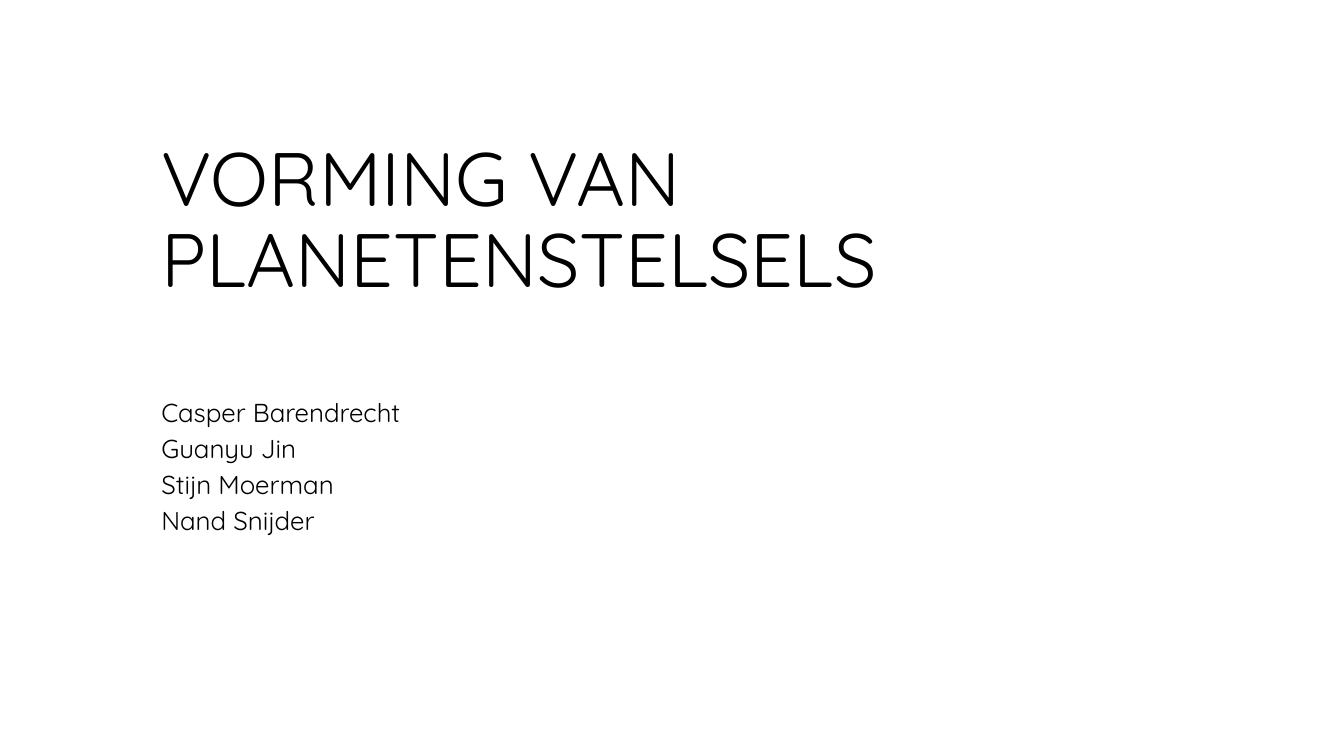
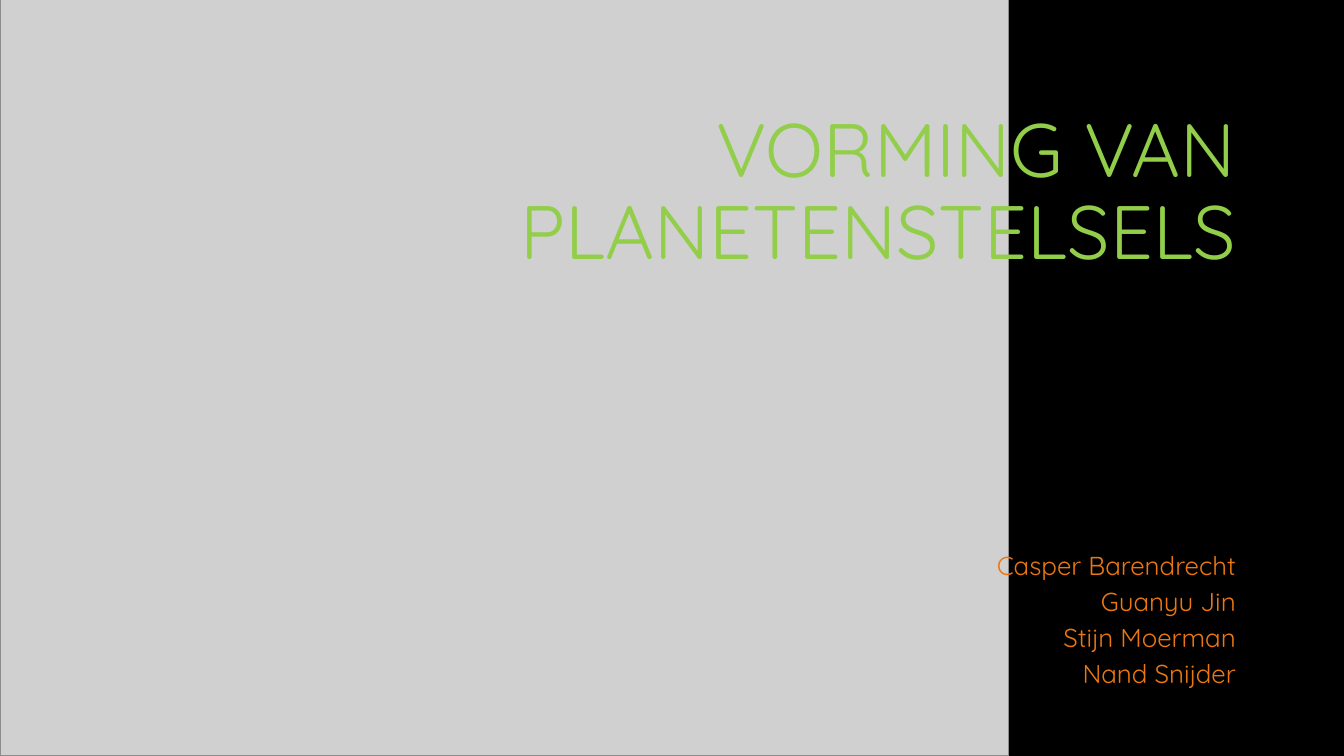
Before and after one commit to CBarendrecht/mod2b, a slide deck: slide 1 of Presentatie/Presentatie.pptx. Drawn at 1344x756 pixels with LibreOffice and Linux fonts; fonts in the diff are those of the drawing; grey boxes stand for pictures; background and template pictures are left out. Boxes give left, top, right and bottom in pixels: in the first picture for what was removed or moved away, otherwise in the second. Text is boxed around its words. In the diff, an @@ line names an element or a change of style, - is before the commit and + after.

```diff
--- a/Presentatie/Presentatie.pptx
+++ b/Presentatie/Presentatie.pptx
@@ background #FFFFFF to #000000 @@
@@ picture added at [0,0,1008,756] @@
@@ title "VORMING VAN PLANETENSTELSELS": place and size @@
-title "VORMING VAN PLANETENSTELSELS" at [161,152,876,288]
+title "VORMING VAN PLANETENSTELSELS" at [520,99,1236,279]
@@ title "VORMING VAN PLANETENSTELSELS" at [520,99,1236,279]: text colour #000000 to #92CE4A; alignment left to right @@
@@ subtitle "Casper Barendrecht": place and size @@
-subtitle "Casper Barendrecht" at [161,403,400,535]
+subtitle "Casper Barendrecht" at [997,548,1236,688]
@@ subtitle "Casper Barendrecht" at [997,548,1236,688]: text colour #000000 to #EB7712; alignment left to right @@
```
Also in this commit, not shown: 7 other slides changed, 1 slide added, 1 slide removed.
